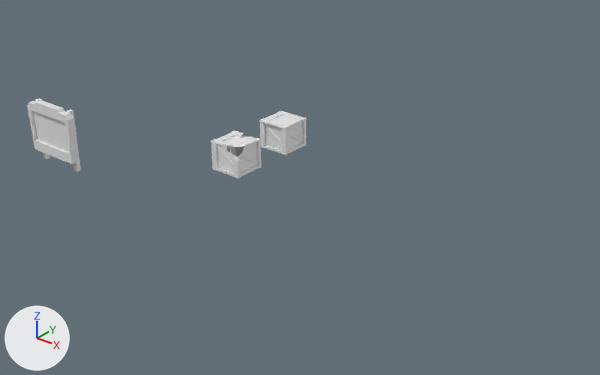
An edit to the Blender file Modelos/Cenario Cowboy/breder uv4.blend, drawn before and after from the same camera.
Camera for both pictures: a 50 mm camera at (18.44, -12.26, 9.55) aimed at (6.4, 2.78, 0.22). Lighting does not change. The marker at lower left points along +X, +Y and +Z. Materials are left out; every surface is plain grey.

Before the edit, the objects in view are built like this:
```python
ob_caixa_2 = bpy.data.objects.new('Caixa.2', me_cube_032)
ob_caixa_2.location = (6.0, 5.0, 0.0)
ob_caixa_2_quebrada = bpy.data.objects.new('Caixa.2.quebrada', me_cube_045)
ob_caixa_2_quebrada.location = (6.0, 3.0, 0.0)
ob_caixa_3 = bpy.data.objects.new('Caixa.3', me_cube_037)
ob_caixa_3.location = (8.0, 5.0, 0.0)
ob_caixa_3_quebrada = bpy.data.objects.new('Caixa.3.quebrada', me_cube_046)
ob_caixa_3_quebrada.location = (8.0, 3.0, 0.0)
ob_caixa_4 = bpy.data.objects.new('Caixa.4', me_cube_038)
ob_caixa_4.location = (10.0, 5.0, 0.0)
ob_caixa_4_tampa = bpy.data.objects.new('Caixa.4.Tampa', me_cube_041)
ob_caixa_4_tampa.location = (10.01, 5.01, 0.55)
ob_caixa_5 = bpy.data.objects.new('Caixa.5', me_cube_042)
ob_caixa_5.location = (12.0, 5.0, 0.0)
ob_caixa_5_quebrada = bpy.data.objects.new('Caixa.5.quebrada', me_cube_049)
ob_caixa_5_quebrada.location = (12.0, 3.0, 0.0)
ob_mural = bpy.data.objects.new('Mural', me_mural)
ob_mural.location = (0.0, 0.0, 0.0)
# also in view: 'Caixa.1.quebrada' at (4.0, 3.0, 0.43); 'Caixa.1' at (4.0, 5.0, 0.43)
```
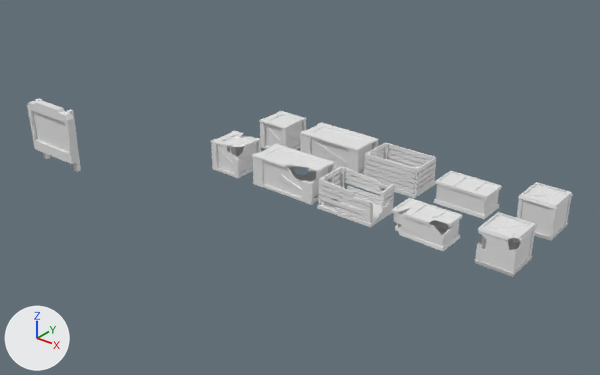
Location of each change, (x1, y1, x2, y2) in pixels of the pictures (600 x 375 px):
'Caixa.2.quebrada', shown
    after: (252, 144, 335, 205)
'Caixa.3.quebrada', shown
    after: (317, 167, 394, 227)
'Caixa.5.quebrada', shown
    after: (475, 212, 536, 277)
'Caixa.3', shown
    after: (364, 143, 436, 198)
'Caixa.2', shown
    after: (300, 122, 379, 174)
'Caixa.5', shown
    after: (517, 182, 573, 241)
'Caixa.4.quebrada', shown
    after: (394, 209, 460, 251)
'Caixa.4', shown
    after: (433, 184, 499, 219)
'Caixa.4.Tampa.quebrada', shown
    after: (391, 198, 462, 227)
'Caixa.4.Tampa', shown
    after: (435, 171, 502, 199)

Diff of the bpy script that builds the scene:
```diff
--- a/Modelos/Cenario Cowboy/breder uv4.blend.py
+++ b/Modelos/Cenario Cowboy/breder uv4.blend.py
@@ ob_caixa_2 @@
 ob_caixa_2.location = (6.0, 5.0, 0.0)
-ob_caixa_2.hide_set(True)
@@ ob_caixa_3 @@
 ob_caixa_3.location = (8.0, 5.0, 0.0)
-ob_caixa_3.hide_set(True)
@@ ob_caixa_2_quebrada @@
 ob_caixa_2_quebrada.location = (6.0, 3.0, 0.0)
-ob_caixa_2_quebrada.hide_set(True)
@@ ob_caixa_3_quebrada @@
 ob_caixa_3_quebrada.location = (8.0, 3.0, 0.0)
-ob_caixa_3_quebrada.hide_set(True)
@@ ob_caixa_5 @@
 ob_caixa_5.location = (12.0, 5.0, 0.0)
-ob_caixa_5.hide_set(True)
@@ ob_caixa_5_quebrada @@
 ob_caixa_5_quebrada.location = (12.0, 3.0, 0.0)
-ob_caixa_5_quebrada.hide_set(True)
@@ ob_caixa_4 @@
 ob_caixa_4.location = (10.0, 5.0, 0.0)
-ob_caixa_4.hide_set(True)
@@ ob_caixa_4_tampa @@
 ob_caixa_4_tampa.location = (10.01, 5.01, 0.55)
-ob_caixa_4_tampa.hide_set(True)
@@ ob_caixa_4_quebrada @@
 ob_caixa_4_quebrada.location = (10.0, 3.0, 0.0)
-ob_caixa_4_quebrada.hide_set(True)
@@ ob_caixa_4_tampa_quebrada @@
 ob_caixa_4_tampa_quebrada.location = (10.01, 3.01, 0.55)
-ob_caixa_4_tampa_quebrada.hide_set(True)
```
